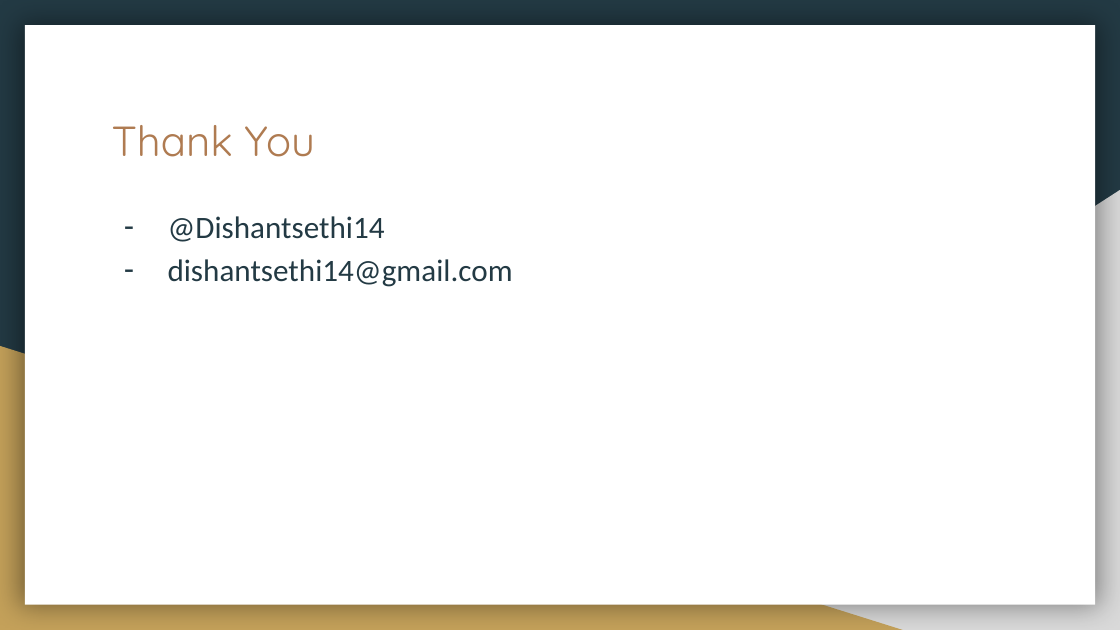
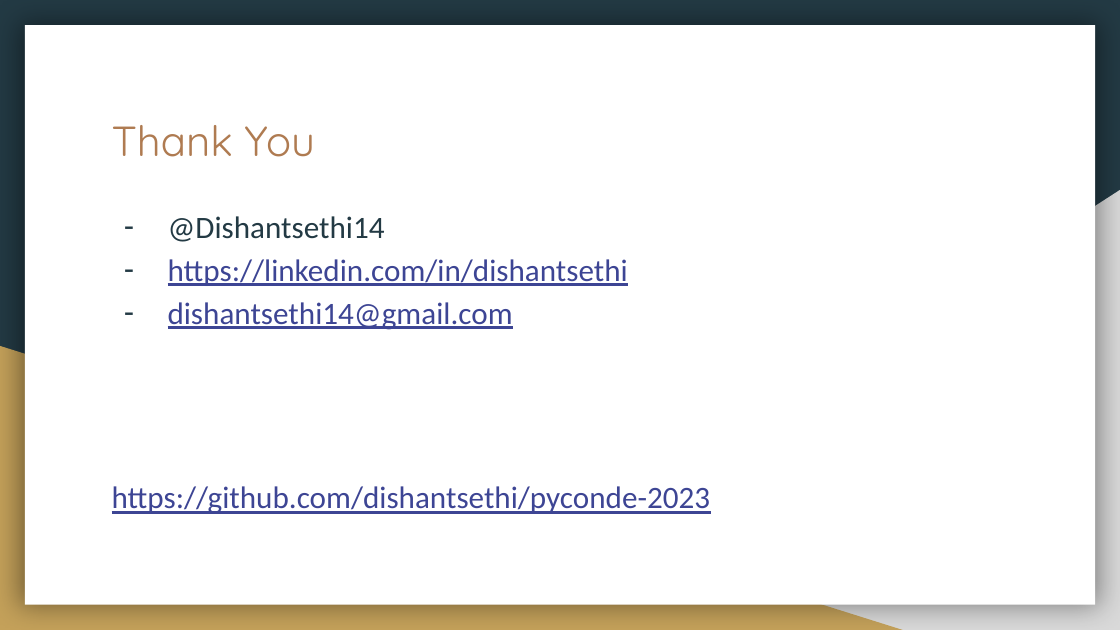
Before and after one commit to dishantsethi/pyconde-2023, a slide deck: slide 9 of Async python.pptx. Drawn at 1120x630 pixels with LibreOffice and Linux fonts; fonts in the diff are those of the drawing. Boxes give left, top, right and bottom in pixels: in the first picture for what was removed or moved away, otherwise in the second. Text is boxed around its words. In the diff, an @@ line names an element or a change of style, - is before the commit and + after.

```diff
--- a/Async python.pptx
+++ b/Async python.pptx
@@ text at bbox=[168, 259, 628, 286]: paragraph added @@
+– https://linkedin.com/in/dishantsethi
@@ text at bbox=[168, 302, 513, 330]: text colour #233A44 to #3D4594, underline on in "dishantsethi14@gmail.com" @@
@@ text at bbox=[112, 486, 711, 514]: paragraph added @@
+https://github.com/dishantsethi/pyconde-2023
```
Also in this commit, not shown: 3 other slides changed, 6 other files.
